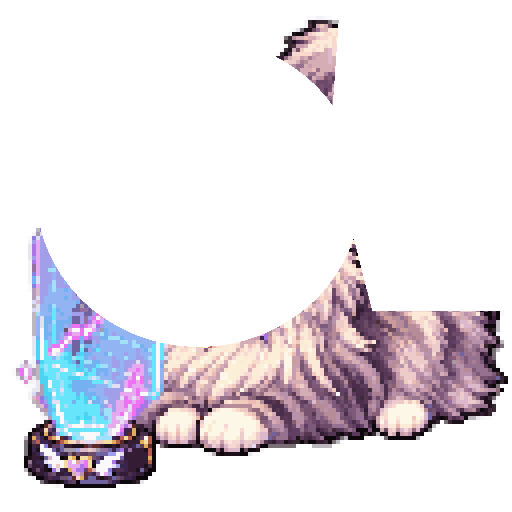
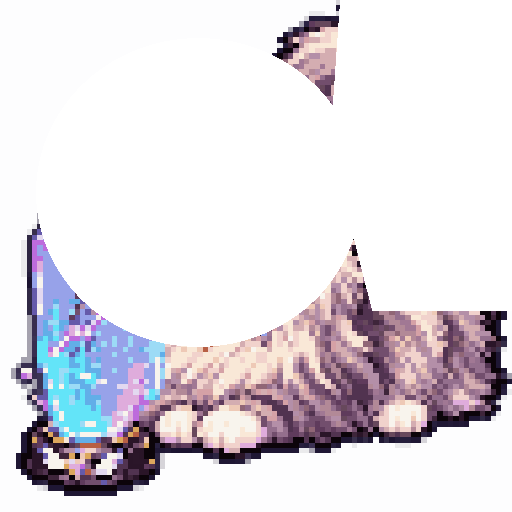
Layered file, before and after one edit (512 x 512). Changes by layer:
painted on "head" over [36, 38, 361, 347]
painted on "tail" over [333, 0, 372, 311]
